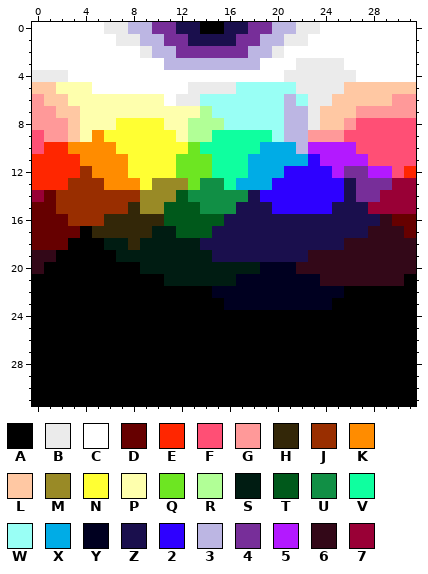
Two versions of one pixel-art sprite, doc/palette_ref2.png. The picture above was drawn from the file before the commit.
The file is 128x128 pixels, drawn in blocks of 4x4; one block is one cell here.
Palette (. is transparent): A #000000  B #ebebeb  C #ffffff  D #660000  E #ff2600  F #ff4f75  G #ff9999  H #332708  J #992e00  K #ff8c00  L #ffc8a3  M #998a26  N #ffff33  P #feffad  Q #6de622  R #b1ff96  S #001c12  T #00591b  U #118f45  V #0fff9f  W #99fff5  X #00ace6  Y #000020  Z #1a0f4d  2 #2e00ff  3 #bcb6e3  4 #772e99  5 #b319ff  6 #330818  7 #990036
After the commit:
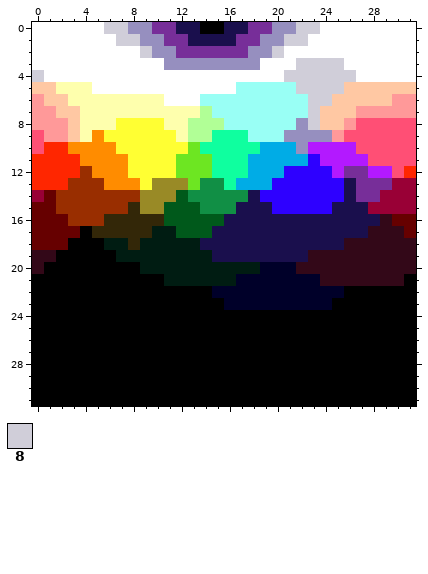
Colours new in this view: 8 #d0ced9
Commit message: Tweaked the palette: the two greys are darker + darkest blue is a little lighter
Changes in this commit:
Colour 3 changes from #bcb6e3 to #968fbf.
Colour Y changes from #000020 to #000029.
Colour G gives way to colour 3 in row 9 at x 23 to 24.
Colour B gives way to colour 8 in row 0 at x 6 to 7 and 22 to 23; in row 1 at x 7 to 8 and 21 to 22; in row 2 at x 9 and 20; in row 3 at x 22 to 25; in row 4 at x 0 and 21 to 26; in row 5 at x 22 to 25.
Colour B gives way to colour 8 in row 6 at x 23 to 24; in rows 7 to 8 at x 23.
Colour B gives way to colour C in row 4 at x 1 to 2; in row 5 at x 13 to 16; in row 6 at x 12 to 13.
Colour 3 gives way to colour W in row 6 at x 21; in row 7 at x 21 to 22; in row 8 at x 21.
Colour V gives way to colour W in row 9 at x 18 to 19.
Changed places in both pictures, as pixel boxes (x1, y1, x2, y2):
changed: (104, 22, 356, 154)
changed: (32, 70, 68, 82)
changed: (212, 262, 344, 310)
